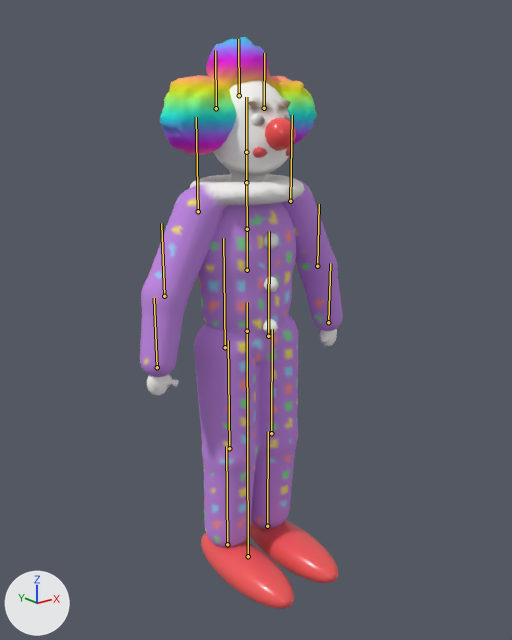
Before and after pictures for a commit that changed the glTF model models/photographer_clown.glb.
Before and after are seen from a camera (50 mm lens) standing at (-1.497, -1.921, 1.753) and looking at (-0.013, -0.066, 1.011). Every picture has the same lights, and +X, +Y and +Z are marked at lower left. The picture after the commit comes second. The bones that bend it are drawn over the model as lines.

Objects in the first picture: 'photographer_clown_mesh'.
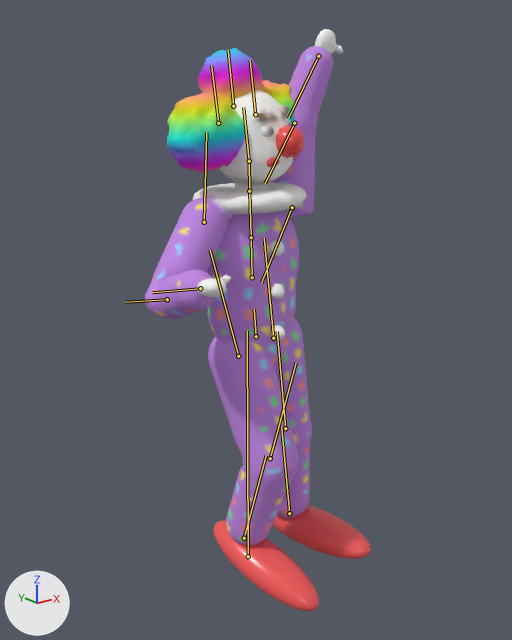
The newer file adds an action. The first version stands in its rest pose; the second is drawn at frame 30 of the action 'emote_disco'.

What differs and where, as boxes (x1, y1, x2, y2) in the pictures (512 x 640 px):
'photographer_clown_mesh', posed (11% wider)
    before: (140, 37, 343, 609)
    after: (145, 29, 371, 611)
bone 'hips', root to tip
    before: (247, 331) to (247, 302)
    after: (256, 336) to (254, 309)
bone 'spine', root to tip
    before: (247, 270) to (247, 229)
    after: (252, 277) to (251, 237)
bone 'head', root to tip
    before: (246, 152) to (246, 97)
    after: (249, 161) to (243, 107)
bone 'shoulder_l', root to tip
    before: (198, 211) to (196, 117)
    after: (204, 222) to (206, 132)
bone 'elbow_l', root to tip
    before: (164, 296) to (161, 223)
    after: (167, 299) to (125, 302)
bone 'shoulder_r', root to tip
    before: (290, 201) to (292, 115)
    after: (292, 207) to (261, 282)
bone 'elbow_r', root to tip
    before: (317, 266) to (319, 204)
    after: (294, 123) to (265, 183)
bone 'hip_l', root to tip
    before: (225, 347) to (223, 238)
    after: (238, 356) to (210, 250)
bone 'knee_l', root to tip
    before: (229, 448) to (228, 340)
    after: (270, 458) to (296, 362)
bone 'hip_r', root to tip
    before: (268, 336) to (269, 231)
    after: (273, 338) to (264, 238)

What the commit changed:
Bone 'hips' (bone_hips) moves from (0.0, 0.0, 0.0) to (0.04, -0.03, 0.0).
Bone 'hips' (bone_hips) turns from (0, 0, 0) to (0, 11, 5) degrees about its own x, y and z.
Bone 'spine' (bone_spine) turns from (0, 0, 0) to (0, -9, -3) degrees about its own x, y and z.
Bone 'head' (bone_head) turns from (0, 0, 0) to (0, 11, 6) degrees about its own x, y and z.
Bone 'shoulder_l' (bone_shoulder_l) turns from (0, 0, 0) to (-11, 0, -14) degrees about its own x, y and z.
Bone 'elbow_l' (bone_elbow_l) turns from (0, 0, 0) to (-92, 0, 0) degrees about its own x, y and z.
Bone 'shoulder_r' (bone_shoulder_r) turns from (0, 0, 0) to (0, 0, 148) degrees about its own x, y and z.
Bone 'elbow_r' (bone_elbow_r) turns from (0, 0, 0) to (-6, 0, 0) degrees about its own x, y and z.
Bone 'hip_l' (bone_hip_l) turns from (0, 0, 0) to (-17, 0, -3) degrees about its own x, y and z.
Bone 'knee_l' (bone_knee_l) turns from (0, 0, 0) to (34, 0, 0) degrees about its own x, y and z.
Bone 'hip_r' (bone_hip_r) turns from (0, 0, 0) to (0, 0, 3) degrees about its own x, y and z.
